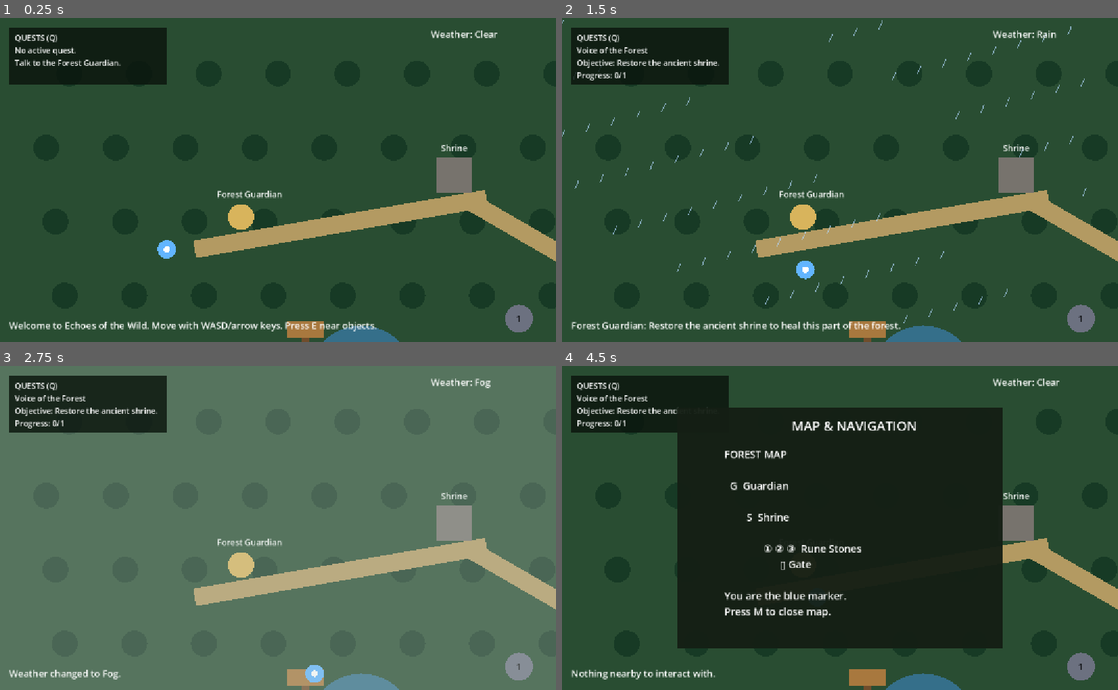
Above: before the commit, frames 1-4 (two rows, left to right).
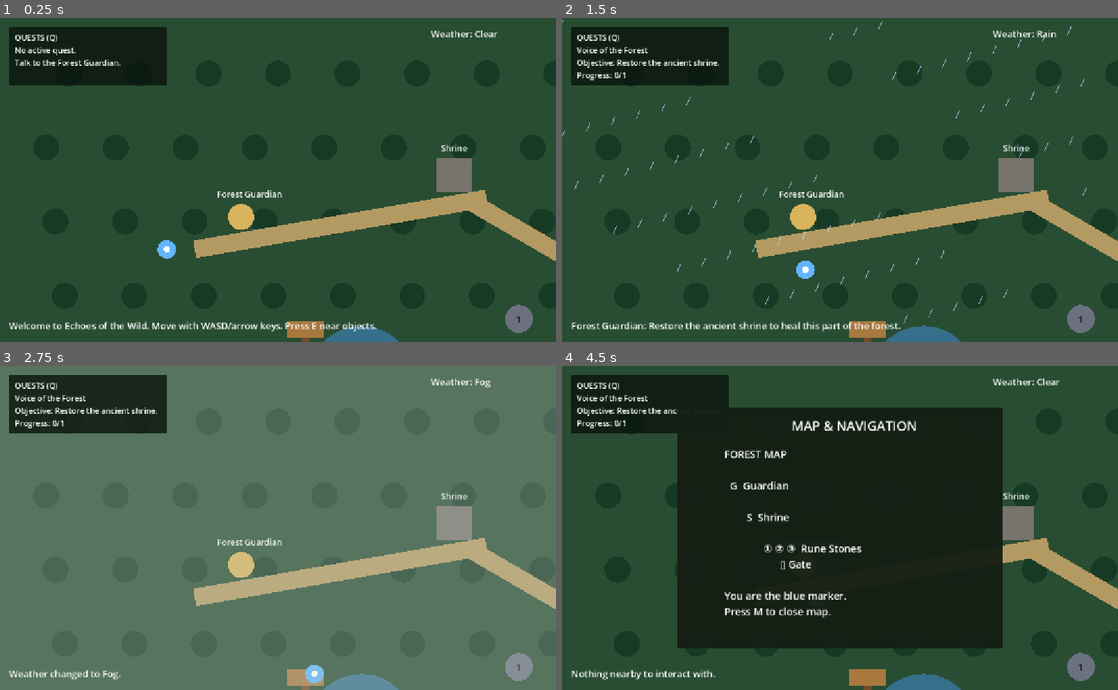
Above: after the commit, the same moments.

Repository: Vixingo-Technology/Echos_of_the_wild
Game: Godot game, scene res://Scenes/World.tscn
Same seed, same stepped clock (60 frames per second), same inputs: the game is played once before the commit and once after it.
Inputs:
- Up to frame 1 (0.25 s): no input
- Up to frame 2 (1.5 s): tap E (interact) at 0.5, 0.8, 1.35 s; hold D (move_right) 0.53-1.28 s; tap T (change_weather) at 0.6 s; hold S (move_down) from 1.28 s (still down)
- Up to frame 3 (2.75 s): tap Q (toggle_quests) at 1.55, 2.1 s; release S (move_down) at 2.03 s; hold D (move_right) from 2.03 s (still down); tap T (change_weather) at 2.3 s
- Up to frame 4 (4.5 s): release D (move_right) at 2.78 s; hold W (move_up) 2.78-3.53 s; tap T (change_weather) at 2.85 s; tap E (interact) at 3.05, 3.6 s; hold A (move_left) from 3.53 s (still down); tap Q (toggle_quests) at 3.8, 4.35 s; tap M (toggle_map) at 4.15 s

The runs differ from the first frame. In frame 1, 1.0% of the frame differs, in the area x 1-100%, y 2-100%; in frame 2, 1.2%; in frame 3, 0.9%; in frame 4, 1.7%.

Commit message:
Preserve existing features and integrate new systems

Diff:
--- a/echoes-of-the-wild/Scenes/NPC.tscn
+++ b/echoes-of-the-wild/Scenes/NPC.tscn
@@ -4,7 +4,7 @@
 
 [sub_resource type="CircleShape2D" id="CircleShape2D_s7rlf"]
 
-[node name="Npc" type="Node2D" unique_id=135538201]
+[node name="Npc" type="CharacterBody2D" unique_id=135538201]
 script = ExtResource("1_tdvfm")
 
 [node name="Area2D" type="Area2D" parent="." unique_id=1369023115]
--- a/echoes-of-the-wild/Scenes/World.tscn
+++ b/echoes-of-the-wild/Scenes/World.tscn
@@ -1,9 +1,47 @@
-[gd_scene load_steps=2 format=3]
+[gd_scene load_steps=5 format=3 uid="uid://bjohkr11nnoag"]
 
-[ext_resource type="Script" path="res://Scripts/World.gd" id="1"]
+[ext_resource type="PackedScene" uid="uid://sab6hdtwcbyp" path="res://Scenes/NPC.tscn" id="1_5nsto"]
+[ext_resource type="PackedScene" uid="uid://db8phb85bl0ku" path="res://Scenes/DialougeUI.tscn" id="2_gjpho"]
+[ext_resource type="Script" uid="uid://075agcmwrlle" path="res://Scripts/Controllers/NPCInteractionController.gd" id="3_p70al"]
+[ext_resource type="Script" path="res://Scripts/World.gd" id="4_world"]
 
-[node name="World" type="Node2D"]
-script = ExtResource("1")
+[sub_resource type="RectangleShape2D" id="RectangleShape2D_s7wsd"]
+size = Vector2(32, 32)
+
+[sub_resource type="CircleShape2D" id="CircleShape2D_s7wsd"]
+
+[sub_resource type="RectangleShape2D" id="RectangleShape2D_s7rlf"]
+
+[node name="World" type="Node2D" unique_id=1597421399]
+script = ExtResource("4_world")
+
+[node name="Player" type="CharacterBody2D" parent="." unique_id=1040154543]
+position = Vector2(360, 500)
+
+[node name="Sprite2D" type="Sprite2D" parent="Player" unique_id=2005010068]
+
+[node name="CollisionShape2D" type="CollisionShape2D" parent="Player" unique_id=61521388]
+shape = SubResource("RectangleShape2D_s7wsd")
+
+[node name="NPC" type="CharacterBody2D" parent="." unique_id=958380617]
+
+[node name="Sprite2D" type="Sprite2D" parent="NPC" unique_id=1830970305]
+
+[node name="CollisionShape2D" type="CollisionShape2D" parent="NPC" unique_id=228214152]
+shape = SubResource("CircleShape2D_s7wsd")
+
+[node name="Area2D" type="Area2D" parent="NPC" unique_id=346872068]
+
+[node name="CollisionShape2D" type="CollisionShape2D" parent="NPC/Area2D" unique_id=1253885374]
+shape = SubResource("RectangleShape2D_s7rlf")
+
+[node name="Npc" parent="." unique_id=135538201 instance=ExtResource("1_5nsto")]
+position = Vector2(520, 430)
+
+[node name="DialougeUi" parent="." unique_id=2101213513 instance=ExtResource("2_gjpho")]
+
+[node name="NPCInteractionController" type="Node" parent="." unique_id=1685040780]
+script = ExtResource("3_p70al")
 
 [node name="Camera2D" type="Camera2D" parent="."]
 position = Vector2(600, 350)
@@ -15,7 +53,6 @@
 offset_top = 650.0
 offset_right = 1160.0
 offset_bottom = 690.0
-theme_override_colors/font_color = Color(1, 1, 1, 1)
 theme_override_font_sizes/font_size = 20
 text = "E: interact   Q: quests   M: map   T: weather"
 
--- a/echoes-of-the-wild/Scripts/Controllers/NPCInteractionController.gd
+++ b/echoes-of-the-wild/Scripts/Controllers/NPCInteractionController.gd
@@ -2,63 +2,35 @@
 
 var current_dialogue = []
 var dialogue_index = 0
-
 var npc = null
 var dialogue_ui = null
 
 func _ready():
-	dialogue_ui = $"../DialogueUI"
-func _process(delta):
+	dialogue_ui = $"../DialougeUi"
+
+func _process(_delta):
 	if Input.is_action_just_pressed("interact"):
-		var npc = $"../NPC"
-		if npc.player_near:
-			start_dialogue(npc)
+		var nearby_npc = $"../Npc"
+		if nearby_npc.player_near:
+			start_dialogue(nearby_npc)
 
 func start_dialogue(selected_npc):
-
 	npc = selected_npc
-
 	current_dialogue = npc.dialogues
-
 	dialogue_index = 0
-
-	dialogue_ui.show_dialogue(
-
-		npc.npc_name,
-
-		current_dialogue[dialogue_index]
-
-	)
-
+	dialogue_ui.show_dialogue(npc.npc_name, current_dialogue[dialogue_index])
 
 func next_dialogue():
-
 	dialogue_index += 1
-
 	if dialogue_index < current_dialogue.size():
-
-		dialogue_ui.show_dialogue(
-
-			npc.npc_name,
-
-			current_dialogue[dialogue_index]
-
-		)
-
+		dialogue_ui.show_dialogue(npc.npc_name, current_dialogue[dialogue_index])
 	else:
-
 		end_dialogue()
 
-
-
 func end_dialogue():
-
 	dialogue_ui.hide_dialogue()
-
 	dialogue_index = 0
-
 	current_dialogue.clear()
-
 	npc = null
 
 func _on_next_button_pressed():
--- a/echoes-of-the-wild/Scripts/World.gd
+++ b/echoes-of-the-wild/Scripts/World.gd
@@ -2,7 +2,6 @@
 
 const SPEED := 220.0
 const WORLD_SIZE := Vector2(1800, 1000)
-var player_pos := Vector2(360, 500)
 var quest_active := false
 var quest_complete := false
 var restored_shrines := 0
@@ -14,6 +13,7 @@
 var map_open := false
 var rain := []
 
+@onready var player: CharacterBody2D = $Player
 @onready var info: Label = $UI/Info
 @onready var quest_label: Label = $UI/QuestPanel/Quest
 @onready var weather_label: Label = $UI/Weather
@@ -36,9 +36,12 @@
 func _process(delta):
 	var dir := Input.get_vector("move_left", "move_right", "move_up", "move_down")
 	if not map_open:
-		player_pos += dir * SPEED * delta
-		player_pos.x = clamp(player_pos.x, 60.0, WORLD_SIZE.x - 60.0)
-		player_pos.y = clamp(player_pos.y, 80.0, WORLD_SIZE.y - 60.0)
+		player.velocity = dir * SPEED
+		player.move_and_slide()
+		player.position.x = clamp(player.position.x, 60.0, WORLD_SIZE.x - 60.0)
+		player.position.y = clamp(player.position.y, 80.0, WORLD_SIZE.y - 60.0)
+	else:
+		player.velocity = Vector2.ZERO
 
 	if Input.is_action_just_pressed("interact") and not map_open:
 		interact()
@@ -62,6 +65,7 @@
 	queue_redraw()
 
 func interact():
+	var player_pos := player.position
 	if player_pos.distance_to(guardian) < 90:
 		if not quest_active:
 			quest_active = true
@@ -98,9 +102,12 @@
 	show_message("Nothing nearby to interact with.")
 
 func cycle_weather():
-	if weather == "Clear": weather = "Rain"
-	elif weather == "Rain": weather = "Fog"
-	else: weather = "Clear"
+	if weather == "Clear":
+		weather = "Rain"
+	elif weather == "Rain":
+		weather = "Fog"
+	else:
+		weather = "Clear"
 	weather_label.text = "Weather: " + weather
 	show_message("Weather changed to " + weather + ".")
 
@@ -121,39 +128,30 @@
 	map_text.text = "FOREST MAP\n\n  G  Guardian\n\n        S  Shrine\n\n              ① ② ③  Rune Stones\n                    ▯ Gate\n\nYou are the blue marker.\nPress M to close map."
 
 func _draw():
-	# Ground and paths
 	draw_rect(Rect2(Vector2.ZERO, WORLD_SIZE), Color("#294d32"))
 	for x in range(100, 1750, 150):
 		for y in range(120, 950, 160):
 			draw_circle(Vector2(x + (y % 70), y), 28, Color("#173a25"))
 	draw_line(Vector2(420,500), Vector2(1050,390), Color("#b39a62"), 38)
 	draw_line(Vector2(1020,400), Vector2(1450,650), Color("#b39a62"), 38)
-	# Pond
 	draw_circle(Vector2(780,780), 115, Color("#356f8a"))
-	# Guardian
 	draw_circle(guardian, 28, Color("#d8b45c"))
 	draw_string(ThemeDB.fallback_font, guardian + Vector2(-52,-42), "Forest Guardian", HORIZONTAL_ALIGNMENT_LEFT, -1, 18, Color.WHITE)
-	# Shrine
 	draw_rect(Rect2(shrine-Vector2(38,38), Vector2(76,76)), Color("#55c987") if restored_shrines else Color("#77736d"))
 	draw_string(ThemeDB.fallback_font, shrine + Vector2(-28,-52), "Shrine", HORIZONTAL_ALIGNMENT_LEFT, -1, 18, Color.WHITE)
-	# Sign
 	draw_rect(Rect2(signpost-Vector2(8,35), Vector2(16,70)), Color("#704d2c"))
 	draw_rect(Rect2(signpost+Vector2(-40,-35), Vector2(80,35)), Color("#a8783e"))
-	# Puzzle stones
 	for i in range(3):
 		var c = Color("#f3cc55") if switches[i] else Color("#6c7180")
 		draw_circle(puzzle_positions[i], 30, c)
 		draw_string(ThemeDB.fallback_font, puzzle_positions[i]+Vector2(-6,7), str(i+1), HORIZONTAL_ALIGNMENT_LEFT, -1, 18, Color.BLACK)
-	# Gate
 	if not gate_open:
 		draw_rect(Rect2(gate_pos-Vector2(12,80), Vector2(24,160)), Color("#50351f"))
 		draw_string(ThemeDB.fallback_font, gate_pos+Vector2(-42,-95), "Locked Gate", HORIZONTAL_ALIGNMENT_LEFT, -1, 17, Color.WHITE)
 	else:
 		draw_string(ThemeDB.fallback_font, gate_pos+Vector2(-42,-30), "Gate Open", HORIZONTAL_ALIGNMENT_LEFT, -1, 17, Color("#a6ffb4"))
-	# Player
-	draw_circle(player_pos, 20, Color("#62b5ff"))
-	draw_circle(player_pos, 7, Color.WHITE)
-	# Weather overlays
+	draw_circle(player.position, 20, Color("#62b5ff"))
+	draw_circle(player.position, 7, Color.WHITE)
 	if weather == "Rain":
 		for p in rain:
 			var rp = p + Vector2(fmod(Time.get_ticks_msec()/7.0, 40.0), fmod(Time.get_ticks_msec()/4.0, 80.0))
--- a/echoes-of-the-wild/project.godot
+++ b/echoes-of-the-wild/project.godot
@@ -8,15 +8,11 @@
 
 config_version=5
 
-[animation]
-
-compatibility/default_parent_skeleton_in_mesh_instance_3d=true
-
 [application]
 
 config/name="EchoesOfTheWild"
-run/main_scene="res://Scenes/World.tscn"
-config/features=PackedStringArray("4.7")
+run/main_scene="uid://bjohkr11nnoag"
+config/features=PackedStringArray("4.7", "Forward Plus")
 config/icon="res://icon.svg"
 
 [display]
@@ -26,56 +22,28 @@
 window/size/window_width_override=1200
 window/size/window_height_override=700
 window/stretch/mode="canvas_items"
+window/stretch/aspect="expand"
 
 [input]
 
-move_left={
+Interact={
 "deadzone": 0.2,
-"events": [Object(InputEventKey,"resource_local_to_scene":fa …(140 unchanged characters)… d":false,"keycode":0,"physical_keycode":65,"key_label":0,"unicode":0,"location":0,"echo":false,"script":null)
-, Object(InputEventKey,"resource_local_to_scene":false,"resource_name":"","device":16,"window_id":0,"alt_pressed":false,"shift_pressed":false,"ctrl_pressed":false,"meta_pressed":false,"pressed":false,"keycode":0,"physical_keycode":4194311,"key_label":0,"unicode":0,"location":0,"echo":false,"script":null)
+"events": [Object(InputEventKey,"resource_local_to_scene":fa …(140 unchanged characters)… d":false,"keycode":0,"physical_keycode":4194306,"key_label":0,"unicode":0,"location":0,"echo":false,"script":null)
 ]
 }
-move_right={
-"deadzone": 0.2,
-"events": [Object(InputEventKey,"resource_local_to_scene":false,"resource_name":"","device":16,"window_id":0,"alt_pressed":false,"shift_pressed":false,"ctrl_pressed":false,"meta_pressed":false,"pressed":false,"keycode":0,"physical_keycode":68,"key_label":0,"unicode":0,"location":0,"echo":false,"script":null)
-, Object(InputEventKey,"resource_local_to_scene":false,"resource_name":"","device":16,"window_id":0,"alt_pressed":false,"shift_pressed":false,"ctrl_pressed":false,"meta_pressed":false,"pressed":false,"keycode":0,"physical_keycode":4194313,"key_label":0,"unicode":0,"location":0,"echo":false,"script":null)
-]
-}
-move_up={
-"deadzone": 0.2,
-"events": [Object(InputEventKey,"resource_local_to_scene":false,"resource_name":"","device":16,"window_id":0,"alt_pressed":false,"shift_pressed":false,"ctrl_pressed":false,"meta_pressed":false,"pressed":false,"keycode":0,"physical_keycode":87,"key_label":0,"unicode":0,"location":0,"echo":false,"script":null)
-, Object(InputEventKey,"resource_local_to_scene":false,"resource_name":"","device":16,"window_id":0,"alt_pressed":false,"shift_pressed":false,"ctrl_pressed":false,"meta_pressed":false,"pressed":false,"keycode":0,"physical_keycode":4194320,"key_label":0,"unicode":0,"location":0,"echo":false,"script":null)
-]
-}
-move_down={
-"deadzone": 0.2,
-"events": [Object(InputEventKey,"resource_local_to_scene":false,"resource_name":"","device":16,"window_id":0,"alt_pressed":false,"shift_pressed":false,"ctrl_pressed":false,"meta_pressed":false,"pressed":false,"keycode":0,"physical_keycode":83,"key_label":0,"unicode":0,"location":0,"echo":false,"script":null)
-, Object(InputEventKey,"resource_local_to_scene":false,"resource_name":"","device":16,"window_id":0,"alt_pressed":false,"shift_pressed":false,"ctrl_pressed":false,"meta_pressed":false,"pressed":false,"keycode":0,"physical_keycode":4194322,"key_label":0,"unicode":0,"location":0,"echo":false,"script":null)
-]
-}
-interact={
-"deadzone": 0.2,
-"events": [Object(InputEventKey,"resource_local_to_scene":false,"resource_name":"","device":16,"window_id":0,"alt_pressed":false,"shift_pressed":false,"ctrl_pressed":false,"meta_pressed":false,"pressed":false,"keycode":0,"physical_keycode":69,"key_label":0,"unicode":0,"location":0,"echo":false,"script":null)
-]
-}
-toggle_quests={
-"deadzone": 0.2,
-"events": [Object(InputEventKey,"resource_local_to_scene":false,"resource_name":"","device":16,"window_id":0,"alt_pressed":false,"shift_pressed":false,"ctrl_pressed":false,"meta_pressed":false,"pressed":false,"keycode":0,"physical_keycode":81,"key_label":0,"unicode":0,"location":0,"echo":false,"script":null)
-]
-}
-toggle_map={
-"deadzone": 0.2,
-"events": [Object(InputEventKey,"resource_local_to_scene":false,"resource_name":"","device":16,"window_id":0,"alt_pressed":false,"shift_pressed":false,"ctrl_pressed":false,"meta_pressed":false,"pressed":false,"keycode":0,"physical_keycode":77,"key_label":0,"unicode":0,"location":0,"echo":false,"script":null)
-]
-}
-change_weather={
-"deadzone": 0.2,
-"events": [Object(InputEventKey,"resource_local_to_scene":false,"resource_name":"","device":16,"window_id":0,"alt_pressed":false,"shift_pressed":false,"ctrl_pressed":false,"meta_pressed":false,"pressed":false,"keycode":0,"physical_keycode":84,"key_label":0,"unicode":0,"location":0,"echo":false,"script":null)
-]
-}
+move_left={"deadzone":0.2,"events":[Object(InputEventKey,"physical_keycode":65),Object(InputEventKey,"physical_keycode":4194311)]}
+move_right={"deadzone":0.2,"events":[Object(InputEventKey,"physical_keycode":68),Object(InputEventKey,"physical_keycode":4194313)]}
+move_up={"deadzone":0.2,"events":[Object(InputEventKey,"physical_keycode":87),Object(InputEventKey,"physical_keycode":4194320)]}
+move_down={"deadzone":0.2,"events":[Object(InputEventKey,"physical_keycode":83),Object(InputEventKey,"physical_keycode":4194322)]}
+interact={"deadzone":0.2,"events":[Object(InputEventKey,"physical_keycode":69)]}
+toggle_quests={"deadzone":0.2,"events":[Object(InputEventKey,"physical_keycode":81)]}
+toggle_map={"deadzone":0.2,"events":[Object(InputEventKey,"physical_keycode":77)]}
+change_weather={"deadzone":0.2,"events":[Object(InputEventKey,"physical_keycode":84)]}
+
+[physics]
+
+3d/physics_engine="Jolt Physics"
 
 [rendering]
 
-renderer/rendering_method="gl_compatibility"
-renderer/rendering_method.mobile="gl_compatibility"
-environment/defaults/default_clear_color=Color(0.08, 0.12, 0.08, 1)
+rendering_device/driver.windows="d3d12"
